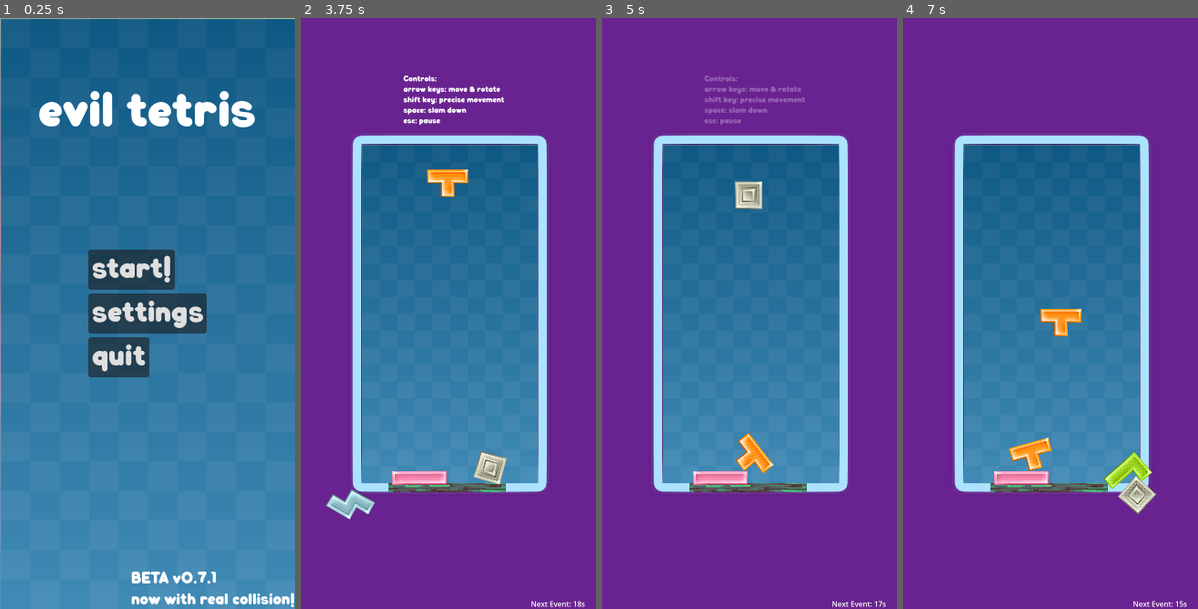
Above: before the commit, frames 1-4 (left to right).
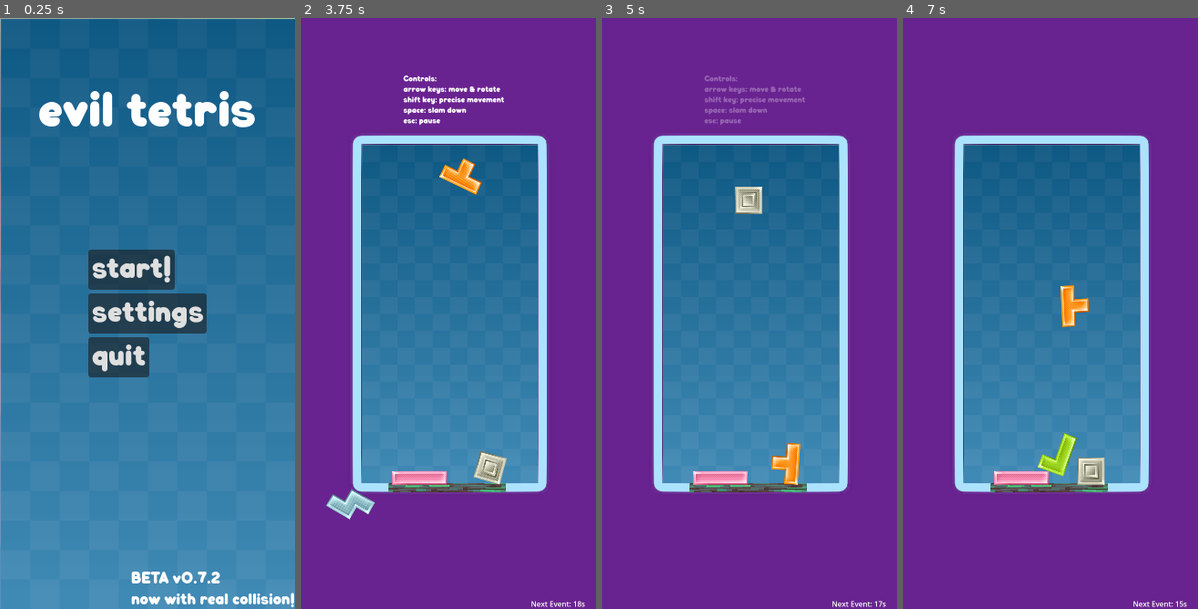
Above: after the commit, the same moments.

Repository: lpuv/evil-tetris
Game: Godot game, scene res://scenes/start_ui.tscn
The game is run twice, just before and just after one commit, with the same random seed, the same clock (stepped at 60 frames per second) and the same inputs.
Inputs:
- Up to frame 1 (0.25 s): no input
- Up to frame 2 (3.75 s): click "start!" at 0.5 s; hold Right (right) 1.28-2.03 s; tap Space (space) every 0.75 s from 1.35 to 3.6 s; hold Down (down) 2.03-2.78 s; hold Right (right) 2.78-3.53 s; hold Up (up) from 3.53 s (still down)
- Up to frame 3 (5 s): release Up (up) at 4.28 s; hold Left (left) from 4.28 s (still down); tap Space (space) at 4.35 s
- Up to frame 4 (7 s): tap Space (space) at 5.1, 5.85, 6.6 s; release Left (left) at 5.78 s; hold Down (down) 5.78-6.53 s; hold Right (right) from 6.53 s (still down)

The runs differ from the first frame. In frame 1, less than 0.1% of the frame differs, in the area x 71-75%, y 93-96%; in frame 2, 0.6%; in frame 3, 1.2%; in frame 4, 2.9%, in the area x 30-86%, y 45-84%.

Commit message:
v0.7.2: add more events

Diff:
--- a/project/blocks/T.tscn
+++ b/project/blocks/T.tscn
@@ -16,8 +16,6 @@
 collision_layer = 3
 collision_mask = 3
 physics_material_override = SubResource("PhysicsMaterial_a66lt")
-center_of_mass_mode = 1
-center_of_mass = Vector2(0, 26)
 continuous_cd = 2
 script = ExtResource("1_kcy48")
 sprite = NodePath("Sprite2D")
--- a/project/scenes/main.tscn
+++ b/project/scenes/main.tscn
@@ -120,7 +120,7 @@
 size = Vector2(428, 20)
 
 [sub_resource type="RectangleShape2D" id="RectangleShape2D_tefeu"]
-size = Vector2(1049, 20)
+size = Vector2(1611, 20)
 
 [node name="main" type="Node"]
 script = ExtResource("1_sugp2")
@@ -201,7 +201,7 @@
 script = ExtResource("6_tefeu")
 
 [node name="CollisionShape2D" type="CollisionShape2D" parent="deathplane"]
-position = Vector2(15.5, 452)
+position = Vector2(59.5, 452)
 shape = SubResource("RectangleShape2D_tefeu")
 
 [node name="CanvasLayer" type="CanvasLayer" parent="."]
--- a/project/scenes/start_ui.tscn
+++ b/project/scenes/start_ui.tscn
@@ -82,7 +82,7 @@
 grow_horizontal = 0
 grow_vertical = 0
 theme_override_fonts/font = ExtResource("2_yxax6")
-text = "BETA v0.7.1
+text = "BETA v0.7.2
 now with real collision!"
 
 [connection signal="pressed" from="MarginContainer/VBoxContainer/Start" to="." method="_on_start_pressed"]
--- a/project/scripts/ceiling.gd
+++ b/project/scripts/ceiling.gd
@@ -1,7 +1,17 @@
 extends Area2D
+
+var is_random_gravity = false
+var is_fast_gravity = false
 
 func _on_body_exited(body: Node2D) -> void:
 	if body is RigidBody2D:
 		body.visible = true
 		body.gravity_scale = 0.0000001
 		body.inertia = 0
+
+		if is_random_gravity:
+			body.gravity_scale = randf_range(0.00001, 10)
+			is_random_gravity = false
+		elif is_fast_gravity:
+			body.gravity_scale = 0.5
+			is_fast_gravity = false
--- a/project/scripts/main.gd
+++ b/project/scripts/main.gd
@@ -14,6 +14,8 @@
 var is_not_colliding = false
 var bouncyMaterial = PhysicsMaterial.new()
 var is_rotating_chaos = false
+var is_random_gravity = false
+var is_fast_gravity = false
 
 
 func get_visible_children_count() -> int:
@@ -100,6 +102,10 @@
 func win():
 	$win.visible = true
 	did_win = true
+	var pieces = Shared.get_children_in_radius(10, $win)
+	for piece in pieces:
+		piece.visible = false
+		piece.queue_free()
 
 func chaos():
 	var chaos_events = Shared.CHAOS_EVENTS
@@ -111,16 +117,36 @@
 	if event == "nocollision":
 		is_not_colliding = true
 	elif event == "upwardforce":
-		current_piece.get_node("RigidBody2D").apply_force(Vector2(0, -10000))
+		current_piece.get_node("RigidBody2D").apply_force(Vector2(0, -5000))
 		current_piece.get_node("RigidBody2D").is_controllable = false
 	elif event == "bouncy":
 		current_piece.get_node("RigidBody2D").physics_material_override = bouncyMaterial
-	elif event == "rotatingchaos":
+	elif event == "rotatechaos":
 		for child in get_children():
-			if child is RigidBody2D and child.is_rotating_chaos == false:
-				child.is_rotating_chaos = true
+			for child_child in child.get_children():
+				if child_child is RigidBody2D:
+					child_child.is_rotating_chaos = true
 		$EventTimer.start()
-
+	elif event == "randomgravity":
+		$ceiling.is_random_gravity = true
+	elif event == "fastgravity":
+		$ceiling.is_fast_gravity = true
+	elif event == "downwardsforce":
+		for child in get_children():
+			print("to down: " + str(child))
+			for child_child in child.get_children():
+				print("to down: " + str(child_child))
+				if child_child is RigidBody2D:
+					print("downwards force")
+					child_child.apply_force(Vector2(0, 1000))
+	elif event == "randomforce":
+		for child in get_children():
+			print("to random: " + str(child))
+			for child_child in child.get_children():
+				print("to random: " + str(child_child))
+				if child_child is RigidBody2D:
+					print("random force")
+					child_child.apply_force(Vector2(randi_range(-1000, 1000), randi_range(-1000, 1000)))
 
 func _on_twenty_sec_timer_timeout() -> void:
 	chaos()
@@ -139,5 +165,8 @@
 func _on_event_timer_timeout() -> void:
 	is_rotating_chaos = false
 	for child in get_children():
-		if child is RigidBody2D and child.is_rotating_chaos:
-			child.is_rotating_chaos = false
+			print("to rotate: " + str(child))
+			for child_child in child.get_children():
+				if child_child is RigidBody2D:
+					print("rotating chaos")
+					child_child.is_rotating_chaos = false
--- a/project/scripts/shared.gd
+++ b/project/scripts/shared.gd
@@ -5,12 +5,28 @@
 func position_snapped(pos: Vector2):
 	return (pos / CELL_SIZE).floor() * CELL_SIZE
 
+func get_children_in_radius(radius: float, center: Object) -> Array:
+	var selected_children = []
+	var position = center.position
+
+	for child in get_children():
+		if child is RigidBody2D:  # Ensure the child is a Node2D (or any type you want)
+			var distance = position.distance_to(child.global_position)
+			if distance <= radius:
+				selected_children.append(child)
+
+	return selected_children
+
 
 var CHAOS_EVENTS = [
 	"nocollision",
 	"upwardforce",
 	"bouncy",
-	"rickroll",
-	"table",
-	"rotatechaos"
+	#"rickroll",
+	#"table",
+	"rotatechaos",
+	"randomgravity",
+	"fastgravity",
+	"downwardsforce",
+	"randomforce"
 ]
